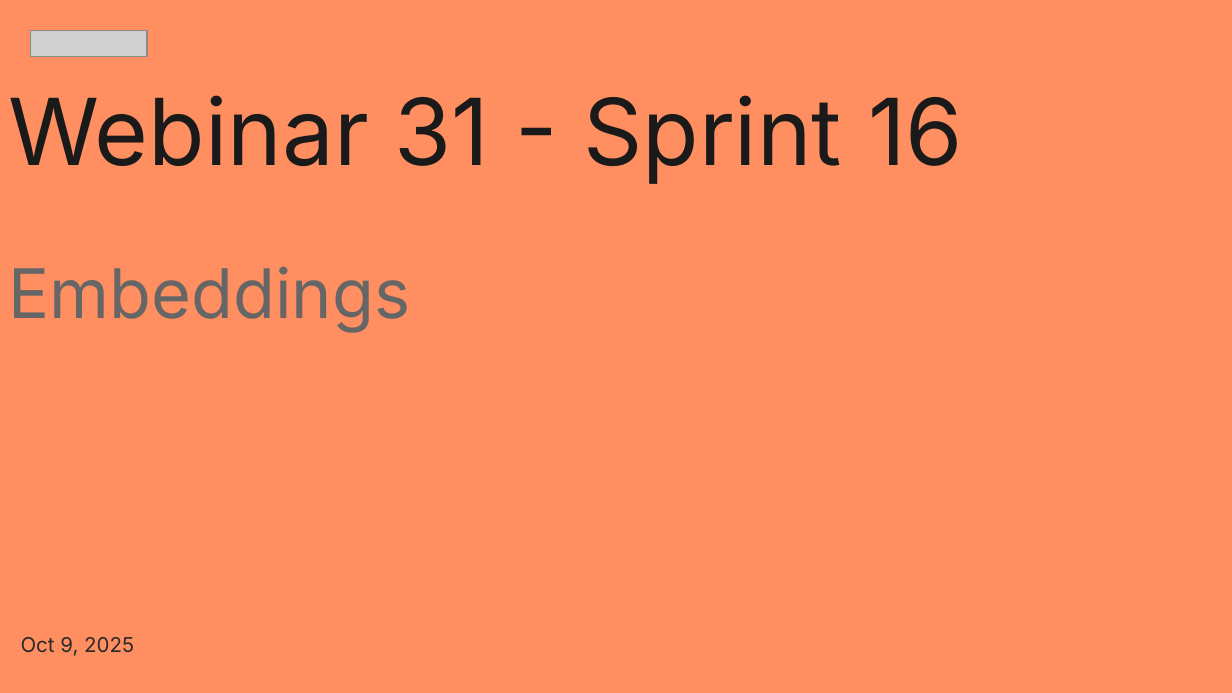
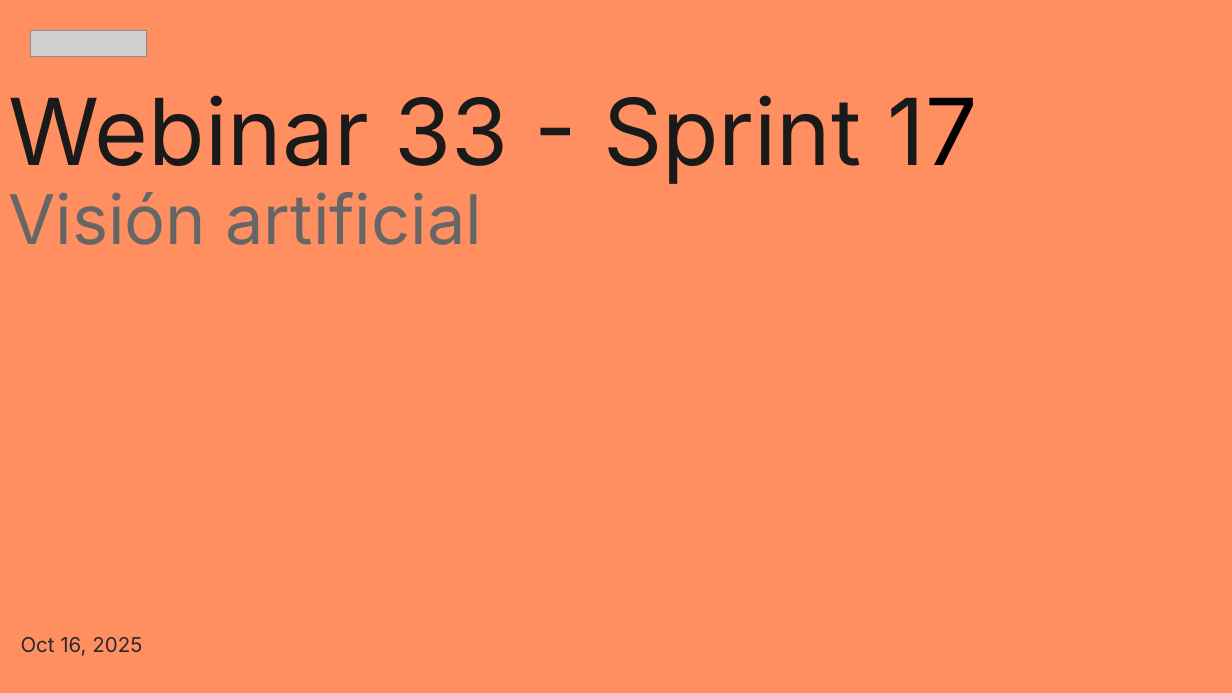
Before and after one commit to zyntonyson/bootcamp_ds_da, a slide deck: slide 1 of 17-ds-vision-artificial/33-vision-artificial.pptx. Drawn at 1232x693 pixels with LibreOffice and Linux fonts; fonts in the diff are those of the drawing; grey boxes stand for pictures. Boxes give left, top, right and bottom in pixels: in the first picture for what was removed or moved away, otherwise in the second. Text is boxed around its words. In the diff, an @@ line names an element or a change of style, - is before the commit and + after.

```diff
--- a/17-ds-vision-artificial/33-vision-artificial.pptx
+++ b/17-ds-vision-artificial/33-vision-artificial.pptx
@@ title at box(9, 95, 979, 245): text changed @@
-Webinar 31 - Sprint 16
-Embeddings
+Webinar 33 - Sprint 17
+Visión artificial
@@ subtitle at box(21, 637, 142, 656): text changed @@
-Oct 9, 2025
+Oct 16, 2025
```
Also in this commit, not shown: 1 other slide changed, 1 slide added, 3 slides removed, 4 other files.
